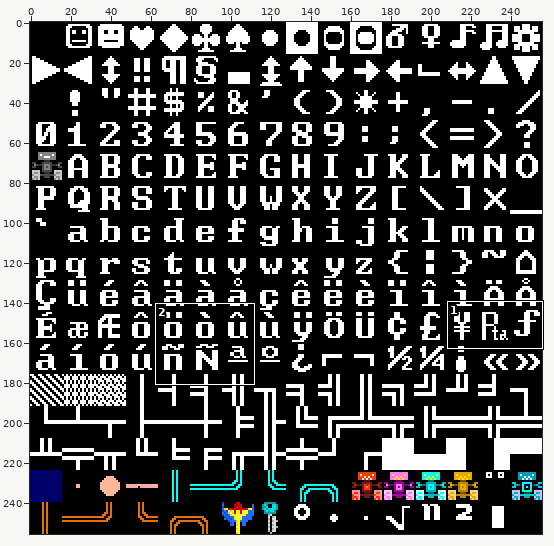
Sprite sheet, stored at tron16x16_gs_ro.png. Above: a wide view before the commit, with the close-up outlined.
Close-up. Before the edit:
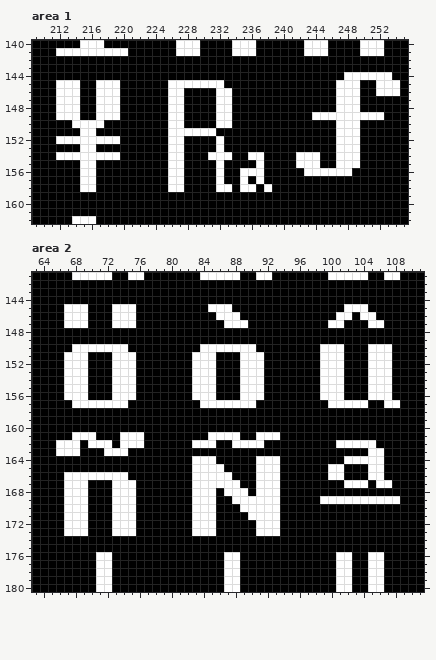
The file is 256x256 pixels. Colours within 5 levels of each other are drawn and written as one. Shown: area 1: x 209..255, y 140..162; area 2: x 63..111, y 141..180. The commit also changed other parts of the picture, which this record leaves out.
And afterwards:
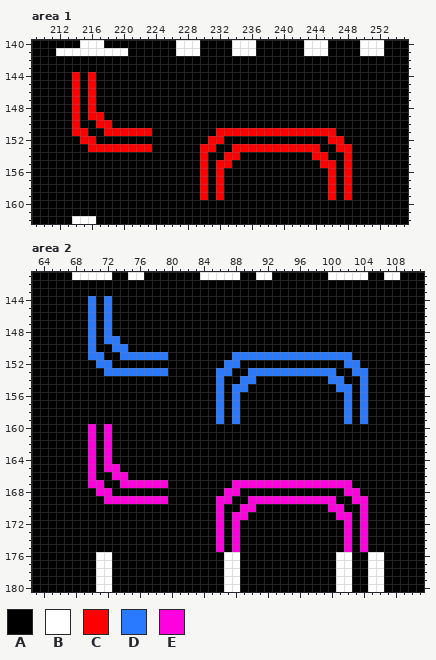
Palette (. is transparent): A #000000  B #ffffff  C #ff0000  D #2a7aff  E #ff00de
Diff:
Changed rows in their new state; - is an unchanged pixel.
Area 1:
first column x 212:
144 --C-C-------------------------------AAAAAA-
145 AAC-CAAA------AAAAAAA--------------AAA--AAA
146 AAC-CAAA------AA----AA-------------AAA--AAA
147 AAC-CAAA------AA----AA-------------AAA-----
148 AAC-CAAA------AA----AA-------------AAA-----
149 AAC-CCAA------AA----AA----------AAAAAAAAA--
150 --CAACC-------AA----AA-------------AAA-----
151 --CCA-CCCCCC--AAAAAACCCCCCCCCCCCCCCAAA-----
152 AAACCAAA------AA---CC-------------CCAA-----
153 ---ACCCCCCCC--AA--CCA-CCCCCCCCCCC--CCA-----
154 AAAAAAAA------AA--CAACC-AA----AACC-ACA-----
155 ---AA---------AA--C-CC---A----AAACCACA-----
156 ---AA---------AA--C-C--AAA-----AAACAC------
157 ---AA---------AA--C-C--A-A--------C-C------
158 ---AA---------AA--C-CA-AA-A-------C-C------
159 ------------------C-C-------------C-C------
Area 2:
first column x 66:
144 ----D-D------------------------------------
145 -AAAD-DAAA---------AAA--------------AAA----
146 -AAAD-DAAA----------AAA------------AA-AA---
147 -AAAD-DAAA-----------AAA----------AA---AA--
148 ----D-D------------------------------------
149 ----D-DD-----------------------------------
150 --AADAADD---------AAAAAAA--------AAA---AAA-
151 -AAADD-ADDDDDD---AAA--DDDDDDDDDDDDDDD--AAA-
152 -AAA-DDAAA-------AAA-DDAAA-------AAADD-AAA-
153 -AAA--DDDDDDDD---AAADD-ADDDDDDDDDDDA-DDAAA-
154 -AAA---AAA-------AAAD--DDA-------ADD--DAAA-
155 -AAA---AAA-------AAAD-DDAA-------AADD-DAAA-
156 -AAA---AAA-------AAAD-DAAA-------AAAD-DAAA-
157 --AAAAAAA---------AADADAA---------AADAD--AA
158 --------------------D-D-------------D-D----
159 --------------------D-D-------------D-D----
160 ----E-E------------------------------------
161 --AAE-E-AAA--------AAAA--AAA---------------
162 AAA-EAE-AAA------AAA--AAAA---------AAAAA---
163 AAA-E-EAA------------------------------AA--
164 ----E-E----------AAA-----AAA--------AAAAA--
165 ----E-EE---------AAAA----AAA------AA---AA--
166 -AAAEAAEE--------AAAAA---AAA------AA---AA--
167 -AAAEE-AEEEEEE---AAAAAEEEEEEEEEEEEEEEAA-AA-
168 -AAA-EEAAA-------AAA-EEA-AAA--------EE-----
169 -AAA--EEEEEEEE---AAAEEAAEEEEEEEEEEEAAEEAAAA
170 -AAA---AAA-------AAAE--EEAAA------EE--E----
171 -AAA---AAA-------AAAE-EEAAAA-------EE-E----
172 -AAA---AAA-------AAAE-E--AAA--------E-E----
173 -AAA---AAA-------AAAE-E--AAA--------E-E----
174 --------------------E-E-------------E-E----
175 --------------------E-E-------------E-E----
Changed places in both close-ups, as pixel boxes (x1, y1, x2, y2):
changed: (56, 72, 400, 200)
changed: (56, 296, 400, 552)
